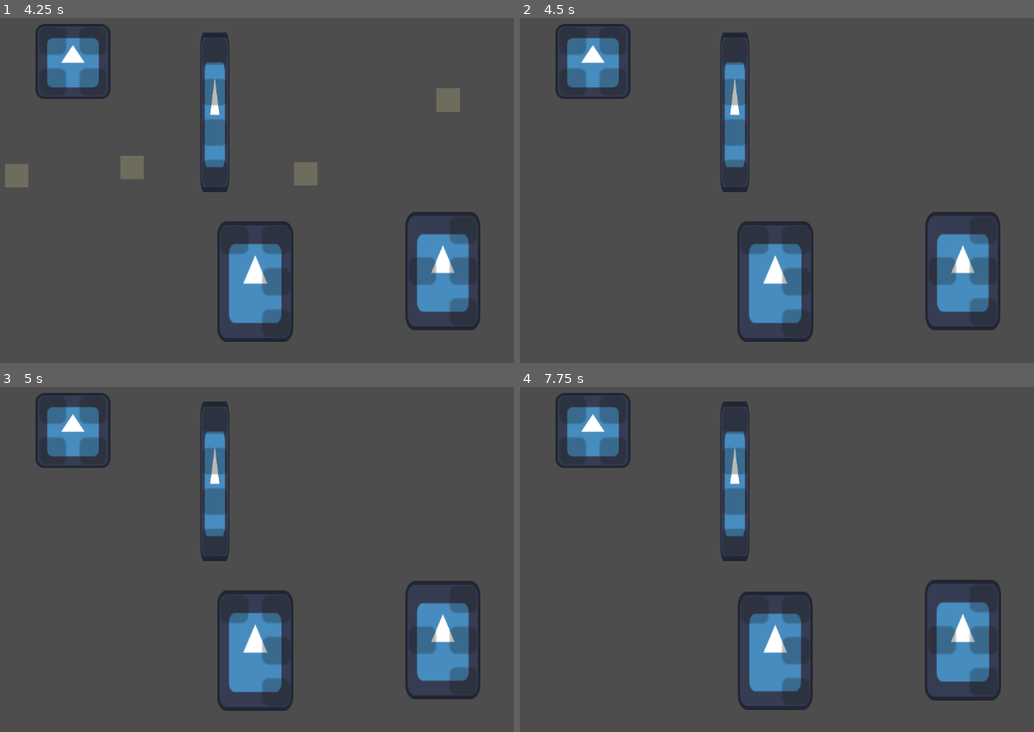
Above: before the commit, frames 1-4 (two rows, left to right).
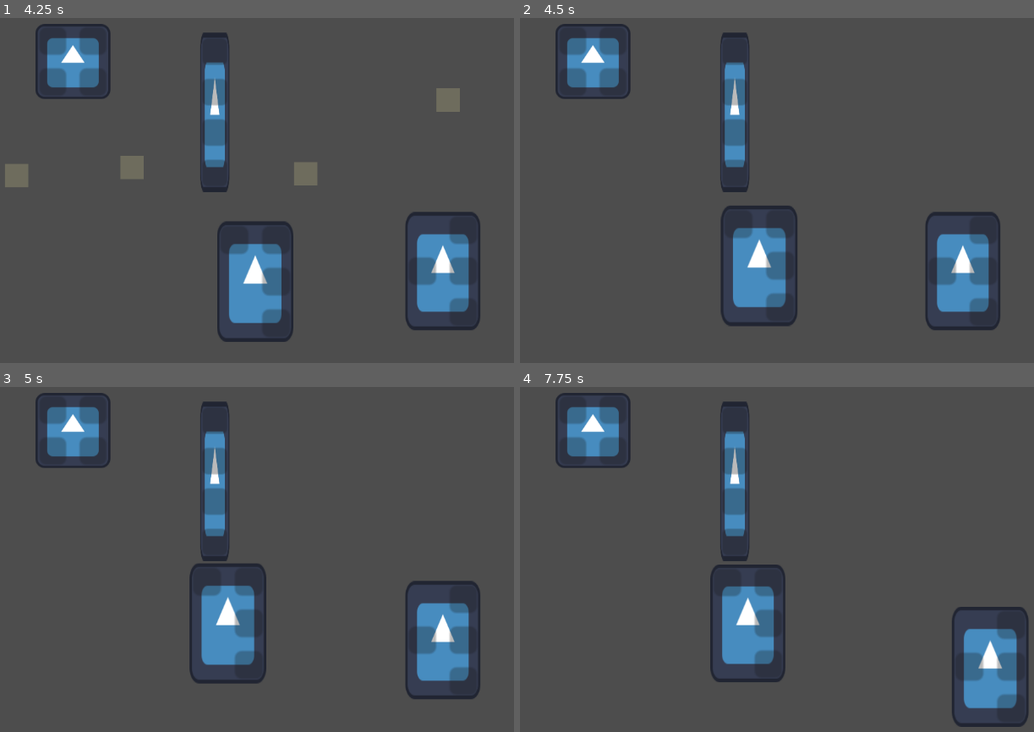
Above: after the commit, the same moments.

Repository: RRealJ/GameJam2024
Game: Godot game, scene res://cenas/testesPecas.tscn
Same seed, same stepped clock (60 frames per second), same inputs: the game is played once before the commit and once after it. The project has no main scene, so this scene is started directly. The engine's default icon, where the game draws it, is replaced by a stand-in: a white triangle on a blue panel in a dark square.
Inputs (mouse positions are in pixels of both pictures, inside the frame that each line leads up to):
- Up to frame 1 (4.25 s): tap Enter at 0.5, 2, 3.5 s; move the mouse to (25, 42) at 0.52 s; press the mouse at (25, 42) at 0.53 s; tap Space at 1.25, 2.75 s; move the mouse to (66, 42) at 1.27 s; release the mouse at (66, 42) at 1.28 s; click (66, 42) at 1.35 s; move the mouse to (51, 83) at 2.02 s; press the mouse at (51, 83) at 2.03 s; move the mouse to (92, 83) at 2.77 s; release the mouse at (92, 83) at 2.78 s; click (92, 83) at 2.85 s; move the mouse to (277, 283) at 3.52 s; press the mouse at (277, 283) at 3.53 s
- Up to frame 2 (4.5 s): tap Space at 4.25 s; move the mouse to (756, 238) at 4.27 s; release the mouse at (756, 238) at 4.28 s; click (756, 238) at 4.35 s
- Up to frame 3 (5 s): no input
- Up to frame 4 (7.75 s): move the mouse to (797, 607) at 5.02 s; press the mouse at (797, 607) at 5.03 s; move the mouse to (797, 690) at 5.77 s; release the mouse at (797, 690) at 5.78 s; click (797, 690) at 5.85 s; move the mouse to (941, 638) at 6.52 s; press the mouse at (941, 638) at 6.53 s; move the mouse to (982, 680) at 7.27 s; release the mouse at (982, 680) at 7.28 s; click (982, 680) at 7.35 s

Frame 1 is identical in both runs. In frame 2, 4.8% of the frame differs, in the area x 38-58%, y 54-94%; in frame 3, 6.0%; in frame 4, 12%, in the area x 37-100%, y 51-99%.

Commit message:
arrumando os encaixes das outras peças

Diff:
--- a/cenas/pecaI.tscn
+++ b/cenas/pecaI.tscn
@@ -4,11 +4,11 @@
 [ext_resource type="Texture2D" uid="uid://c87dfcgjth2gt" path="res://icon.svg" id="2_ea7v6"]
 [ext_resource type="Script" path="res://scripts/encaixes.gd" id="3_onx1d"]
 
-[sub_resource type="RectangleShape2D" id="RectangleShape2D_y210c"]
-size = Vector2(39, 42)
-
 [sub_resource type="RectangleShape2D" id="RectangleShape2D_p8m8s"]
 size = Vector2(42, 264)
+
+[sub_resource type="RectangleShape2D" id="RectangleShape2D_y210c"]
+size = Vector2(46.0001, 74)
 
 [node name="Peca__I" type="Node2D"]
 script = ExtResource("1_j2lf4")
@@ -16,46 +16,6 @@
 [node name="sprite" type="Sprite2D" parent="."]
 scale = Vector2(0.391, 2.125)
 texture = ExtResource("2_ea7v6")
-
-[node name="enc1" type="Area2D" parent="sprite"]
-position = Vector2(-71.6113, 3.76471)
-scale = Vector2(2.55754, 0.470588)
-script = ExtResource("3_onx1d")
-
-[node name="encaixe" type="CollisionShape2D" parent="sprite/enc1"]
-position = Vector2(27.5, 96)
-shape = SubResource("RectangleShape2D_y210c")
-debug_color = Color(0.862745, 0.301961, 0, 0.188235)
-
-[node name="enc2" type="Area2D" parent="sprite"]
-position = Vector2(-71.6113, 3.76471)
-scale = Vector2(2.55754, 0.470588)
-script = ExtResource("3_onx1d")
-
-[node name="encaixe2" type="CollisionShape2D" parent="sprite/enc2"]
-position = Vector2(28, -112)
-shape = SubResource("RectangleShape2D_y210c")
-debug_color = Color(0.862745, 0.301961, 0, 0.188235)
-
-[node name="enc3" type="Area2D" parent="sprite"]
-position = Vector2(-71.6113, 3.76471)
-scale = Vector2(2.55754, 0.470588)
-script = ExtResource("3_onx1d")
-
-[node name="encaixe3" type="CollisionShape2D" parent="sprite/enc3"]
-position = Vector2(28, -43)
-shape = SubResource("RectangleShape2D_y210c")
-debug_color = Color(0.862745, 0.301961, 0, 0.188235)
-
-[node name="enc4" type="Area2D" parent="sprite"]
-position = Vector2(-71.6113, 3.76471)
-scale = Vector2(2.55754, 0.470588)
-script = ExtResource("3_onx1d")
-
-[node name="encaixe4" type="CollisionShape2D" parent="sprite/enc4"]
-position = Vector2(28, 25)
-shape = SubResource("RectangleShape2D_y210c")
-debug_color = Color(0.862745, 0.301961, 0, 0.188235)
 
 [node name="area" type="Area2D" parent="sprite"]
 position = Vector2(-71.6113, 3.76471)
@@ -106,7 +66,49 @@
 shape = SubResource("RectangleShape2D_p8m8s")
 debug_color = Color(0, 0.6, 0.701961, 0)
 
+[node name="enc1" type="Area2D" parent="sprite"]
+position = Vector2(-71.6113, 3.76471)
+scale = Vector2(2.55754, 0.470588)
+script = ExtResource("3_onx1d")
+
+[node name="encaixe" type="CollisionShape2D" parent="sprite/enc1"]
+position = Vector2(27.5, 96)
+shape = SubResource("RectangleShape2D_y210c")
+debug_color = Color(0.862745, 0.301961, 0, 0.188235)
+
+[node name="enc2" type="Area2D" parent="sprite"]
+position = Vector2(-71.6113, 3.76471)
+scale = Vector2(2.55754, 0.470588)
+script = ExtResource("3_onx1d")
+
+[node name="encaixe2" type="CollisionShape2D" parent="sprite/enc2"]
+position = Vector2(28.0001, -112)
+shape = SubResource("RectangleShape2D_y210c")
+debug_color = Color(0.862745, 0.301961, 0, 0.188235)
+
+[node name="enc3" type="Area2D" parent="sprite"]
+position = Vector2(-71.6113, 3.76471)
+scale = Vector2(2.55754, 0.470588)
+script = ExtResource("3_onx1d")
+
+[node name="encaixe3" type="CollisionShape2D" parent="sprite/enc3"]
+position = Vector2(28, -43)
+shape = SubResource("RectangleShape2D_y210c")
+debug_color = Color(0.862745, 0.301961, 0, 0.188235)
+
+[node name="enc4" type="Area2D" parent="sprite"]
+position = Vector2(-71.6113, 3.76471)
+scale = Vector2(2.55754, 0.470588)
+script = ExtResource("3_onx1d")
+
+[node name="encaixe4" type="CollisionShape2D" parent="sprite/enc4"]
+position = Vector2(28, 25)
+shape = SubResource("RectangleShape2D_y210c")
+debug_color = Color(0.862745, 0.301961, 0, 0.188235)
+
 [connection signal="ready" from="." to="." method="_on_ready"]
+[connection signal="body_entered" from="sprite/area" to="." method="_on_area_body_entered"]
+[connection signal="body_exited" from="sprite/area" to="." method="_on_area_body_exited"]
 [connection signal="mouse_entered" from="sprite/enc1" to="." method="_on_mouse_entered"]
 [connection signal="mouse_entered" from="sprite/enc1" to="sprite/enc1" method="_on_mouse_entered"]
 [connection signal="mouse_exited" from="sprite/enc1" to="." method="_on_mouse_exited"]
@@ -119,5 +121,3 @@
 [connection signal="mouse_entered" from="sprite/enc4" to="." method="_on_mouse_entered"]
 [connection signal="mouse_entered" from="sprite/enc4" to="sprite/enc4" method="_on_mouse_entered"]
 [connection signal="mouse_exited" from="sprite/enc4" to="." method="_on_mouse_exited"]
-[connection signal="body_entered" from="sprite/area" to="." method="_on_area_body_entered"]
-[connection signal="body_exited" from="sprite/area" to="." method="_on_area_body_exited"]
--- a/cenas/peca_L.tscn
+++ b/cenas/peca_L.tscn
@@ -5,7 +5,7 @@
 [ext_resource type="Script" path="res://scripts/encaixes.gd" id="3_nfc85"]
 
 [sub_resource type="RectangleShape2D" id="RectangleShape2D_cnnkk"]
-size = Vector2(43, 28.5896)
+size = Vector2(63.75, 41.6931)
 
 [node name="PecaL" type="Node2D"]
 position = Vector2(295, 203)
@@ -63,7 +63,7 @@
 script = ExtResource("3_nfc85")
 
 [node name="encaixe1" type="CollisionShape2D" parent="sprite/enc1"]
-position = Vector2(34.5, 0.317642)
+position = Vector2(35, -1.19209e-07)
 shape = SubResource("RectangleShape2D_cnnkk")
 debug_color = Color(0.894118, 0.317647, 0, 0.129412)
 
@@ -72,7 +72,7 @@
 script = ExtResource("3_nfc85")
 
 [node name="encaixe2" type="CollisionShape2D" parent="sprite/enc2"]
-position = Vector2(-34, -45.108)
+position = Vector2(-34, -45.7433)
 shape = SubResource("RectangleShape2D_cnnkk")
 debug_color = Color(0.894118, 0.317647, 0, 0.129412)
 
@@ -80,7 +80,7 @@
 script = ExtResource("3_nfc85")
 
 [node name="encaixe3" type="CollisionShape2D" parent="sprite/enc3"]
-position = Vector2(35, -43.8374)
+position = Vector2(35, -44.4727)
 shape = SubResource("RectangleShape2D_cnnkk")
 debug_color = Color(0.894118, 0.317647, 0, 0.129412)
 
@@ -88,7 +88,7 @@
 script = ExtResource("3_nfc85")
 
 [node name="encaixe4" type="CollisionShape2D" parent="sprite/enc4"]
-position = Vector2(34, 44.4727)
+position = Vector2(35, 43.8374)
 shape = SubResource("RectangleShape2D_cnnkk")
 debug_color = Color(0.894118, 0.317647, 0, 0.129412)
 
--- a/cenas/peca_T.tscn
+++ b/cenas/peca_T.tscn
@@ -5,7 +5,7 @@
 [ext_resource type="Script" path="res://scripts/encaixes.gd" id="3_4a13f"]
 
 [sub_resource type="RectangleShape2D" id="RectangleShape2D_f5gjw"]
-size = Vector2(44, 28.4244)
+size = Vector2(65.25, 41.6137)
 
 [node name="pecaT" type="Node2D"]
 position = Vector2(315, 183)
@@ -63,7 +63,7 @@
 script = ExtResource("3_4a13f")
 
 [node name="encaixe" type="CollisionShape2D" parent="sprite/enc1"]
-position = Vector2(-34, 0.400261)
+position = Vector2(-34, 0)
 shape = SubResource("RectangleShape2D_f5gjw")
 debug_color = Color(0.917647, 0.282353, 0, 0.129412)
 
@@ -71,7 +71,7 @@
 script = ExtResource("3_4a13f")
 
 [node name="encaixe2" type="CollisionShape2D" parent="sprite/enc2"]
-position = Vector2(35, 43.202)
+position = Vector2(36, 43.8374)
 shape = SubResource("RectangleShape2D_f5gjw")
 debug_color = Color(0.917647, 0.282353, 0, 0.129412)
 
@@ -92,7 +92,7 @@
 script = ExtResource("3_4a13f")
 
 [node name="encaixe4" type="CollisionShape2D" parent="sprite/enc4"]
-position = Vector2(9.02344, 1)
+position = Vector2(9.28124, 1)
 scale = Vector2(0.257812, 0.40625)
 shape = SubResource("RectangleShape2D_f5gjw")
 debug_color = Color(0.917647, 0.282353, 0, 0.129412)
